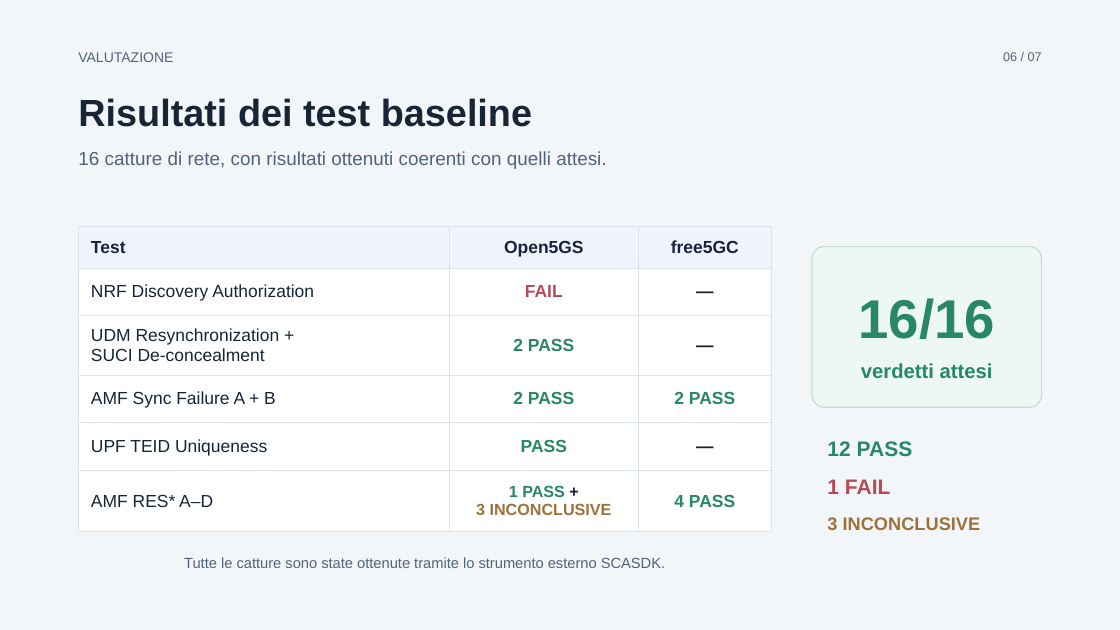
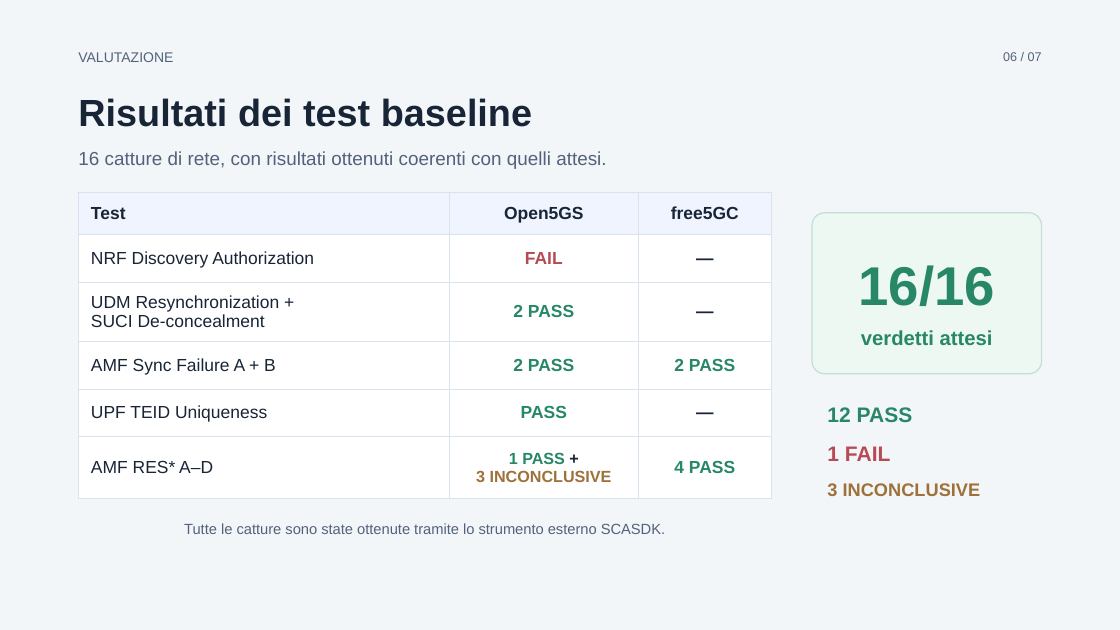
Before and after one commit to desila23/5g-security-assurance-thesis, a slide deck: slide 6 of 5g-thesis-presentation-5min/tesi-5min.pptx. Drawn at 1120x630 pixels with LibreOffice and Linux fonts; fonts in the diff are those of the drawing. Boxes give left, top, right and bottom in pixels: in the first picture for what was removed or moved away, otherwise in the second. Text is boxed around its words. In the diff, an @@ line names an element or a change of style, - is before the commit and + after.

```diff
--- a/5g-thesis-presentation-5min/tesi-5min.pptx
+++ b/5g-thesis-presentation-5min/tesi-5min.pptx
@@ 6 texts, 1 table, 1 rounded rectangle: place and size @@
-6 texts, 1 table, 1 rounded rectangle at (79, 226, 1041, 568)
+6 texts, 1 table, 1 rounded rectangle at (79, 192, 1041, 534)
```
Also in this commit, not shown: 4 other slides changed, 4 other files.
